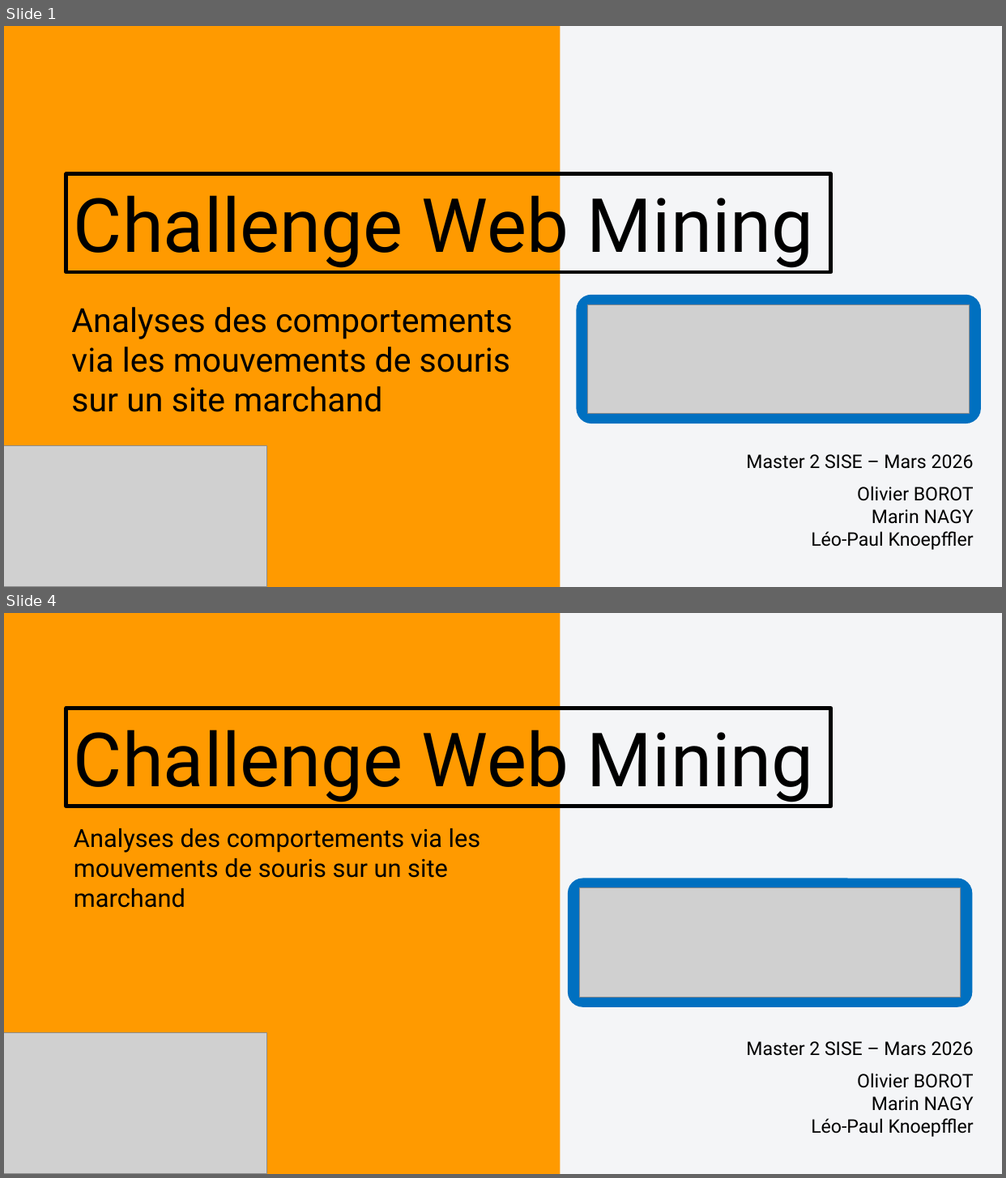
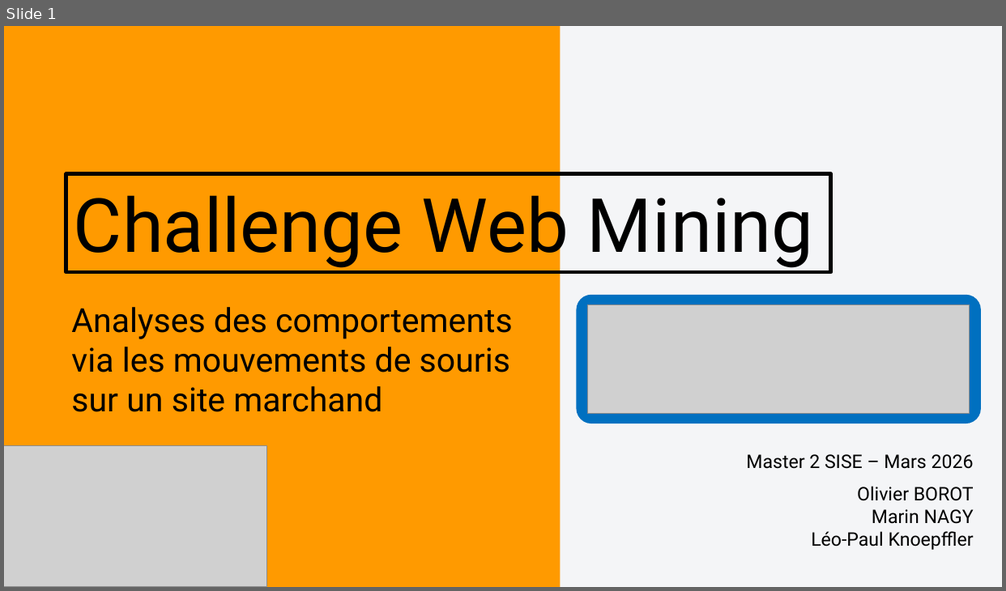
Before and after one commit to OlivierBOROT/SISE-Challenge-WebMining, a slide deck: Présentation_orale.pptx. Shown one above the other, each under a label of ours: slides 1 and 4 before the commit, slide 1 after it; the slides between them are not shown. The pictures are 1006x1178 and 1006x591 pixels, drawn with LibreOffice and Linux fonts; fonts in the diff are those of the drawing; grey boxes stand for pictures. Boxes give left, top, right and bottom in pixels: in the first picture for what was removed or moved away, otherwise in the second. Text is boxed around its words. In the diff, an @@ line names an element or a change of style, - is before the commit and + after.

```diff
--- a/Présentation_orale.pptx
+++ b/Présentation_orale.pptx
@@ slide 4 removed at bbox=[4, 613, 1002, 1174], background #F4F5F7 @@
@@ rectangle removed at bbox=[4, 613, 560, 1174] @@
@@ rectangle removed at bbox=[66, 708, 831, 806] @@
-Challenge Web Mining
@@ text removed at bbox=[74, 828, 481, 878] @@
-Analyses des comportements via les mouvements de souris sur un site marchand
@@ rounded rectangle removed at bbox=[568, 878, 973, 1007] @@
@@ picture removed at bbox=[580, 888, 961, 998] @@
@@ picture removed at bbox=[4, 1033, 267, 1174] @@
@@ text removed at bbox=[746, 1041, 974, 1056] @@
-Master 2 SISE – Mars 2026
@@ text removed at bbox=[811, 1073, 974, 1137] @@
-Olivier BOROT
-Marin NAGY
-Léo-Paul Knoepffler
```
Also in this commit, not shown: 11 slides added, 5 other slides removed.
